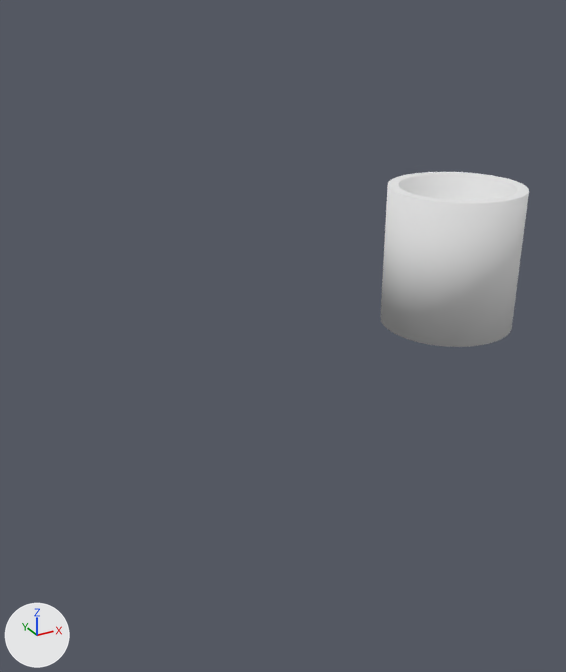
The Blender file blender_models/Machines/Scale.blend, before and after one commit.
Both versions are drawn from a 50 mm camera at (-0.812, -1.364, 1.485) aimed at (-0.033, 0.054, 0.777). The axes (+X, +Y, +Z) are drawn at lower left. The lights are the same throughout.

Before the edit, the objects in view are built like this:
```python
ob_base = bpy.data.objects.new('Base', me_cylinder)
ob_base.location = (0.0, 0.0, 0.0)
ob_interaction = bpy.data.objects.new('Interaction', me_cylinder_003)
ob_interaction.parent = ob_plate
ob_interaction.location = (-0.39, 0.0, 0.7)
ob_interaction.scale = (0.375, 0.379, 0.124)
ob_plate = bpy.data.objects.new('Plate', me_cylinder_002)
ob_plate.parent = ob_ropesleft
ob_plate.location = (-0.39, 0.0, 0.59)
ob_plate_001 = bpy.data.objects.new('Plate.001', me_cylinder_006)
ob_plate_001.location = (0.39, 0.0, 1.37)
ob_plate_002 = bpy.data.objects.new('Plate.002', me_cylinder_005)
ob_plate_002.parent = ob_ropesright
ob_plate_002.location = (-0.39, 0.0, 0.59)
ob_rod = bpy.data.objects.new('Rod', me_cylinder_001)
ob_rod.location = (0.0, 0.0, 1.39)
ob_ropesleft = bpy.data.objects.new('RopesLeft', me_plane)
ob_ropesleft.location = (-0.39, 0.0, 1.4)
ob_ropesleft.rotation_euler = (1.571, 0.0, 0.0)  # degrees (90, 0, 0)
ob_ropesleft.scale = (0.1, 0.1, 0.1)
ob_ropesright = bpy.data.objects.new('RopesRight', me_plane)
ob_ropesright.location = (0.39, 0.0, 1.4)
ob_ropesright.rotation_euler = (1.571, 0.0, 0.0)  # degrees (90, 0, 0)
ob_ropesright.scale = (0.1, 0.1, 0.1)
```
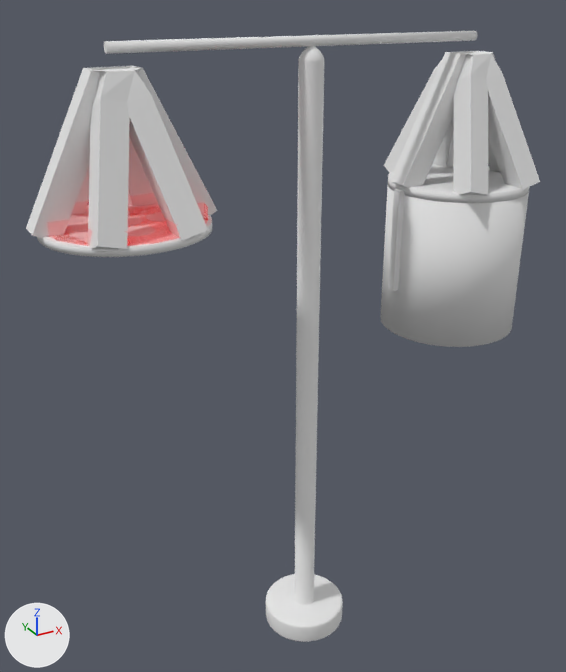
Location of each change, (x1, y1, x2, y2) in pixels of the pictures (566 x 672 px):
'RopesLeft', shown
    after: (26, 66, 217, 249)
'Base', shown
    after: (266, 46, 343, 642)
'RopesRight', shown
    after: (384, 51, 540, 195)
'Rod', shown
    after: (104, 31, 477, 54)
'Plate.002', shown
    after: (388, 164, 530, 291)
'Interaction', shown (pink)
    after: (47, 193, 208, 246)
'Plate', shown
    after: (37, 215, 212, 257)

The edits, one by one:
Object 'Base' (ob_base) is now shown.
Object 'Rod' (ob_rod) is now shown.
Object 'Plate' (ob_plate) is now shown.
Object 'RopesLeft' (ob_ropesleft) is now shown.
Object 'RopesRight' (ob_ropesright) is now shown.
Object 'Interaction' (ob_interaction) is now shown.
Object 'Plate.002' (ob_plate_002) is now shown.
